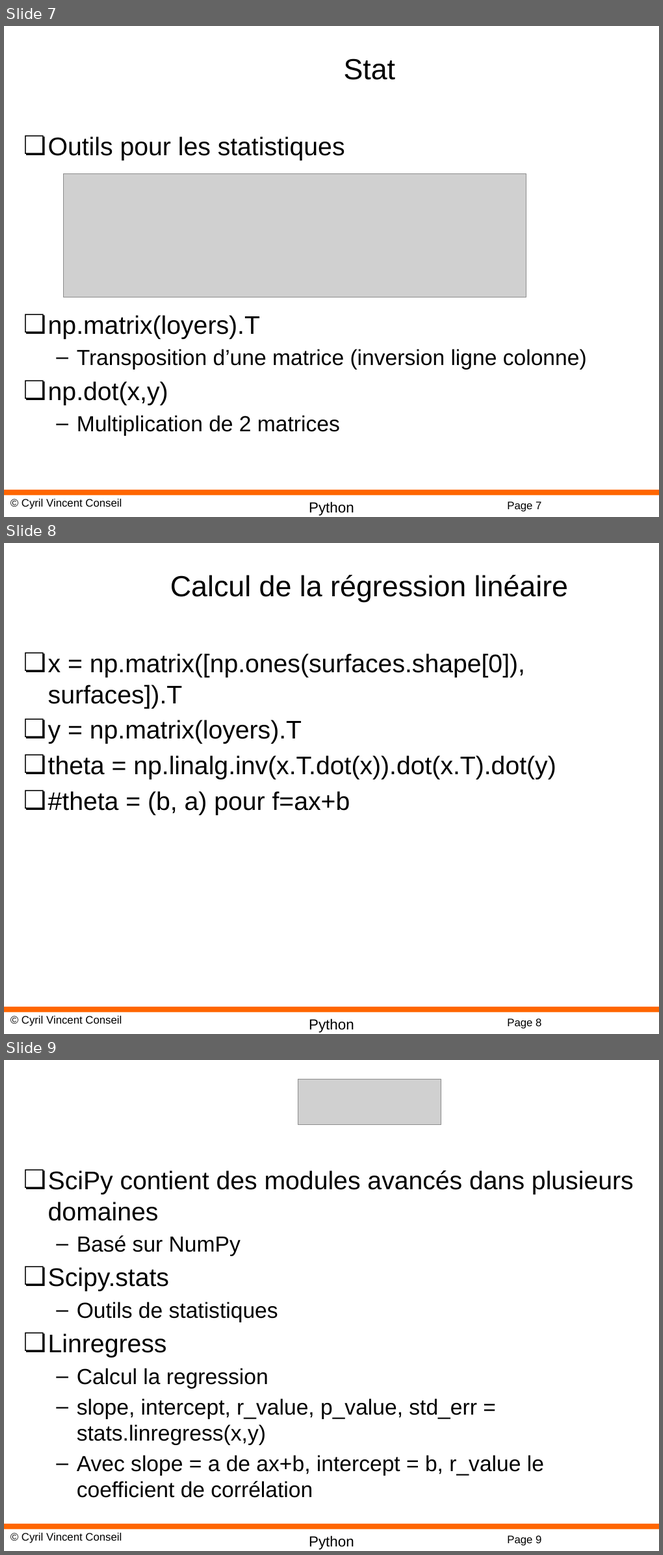
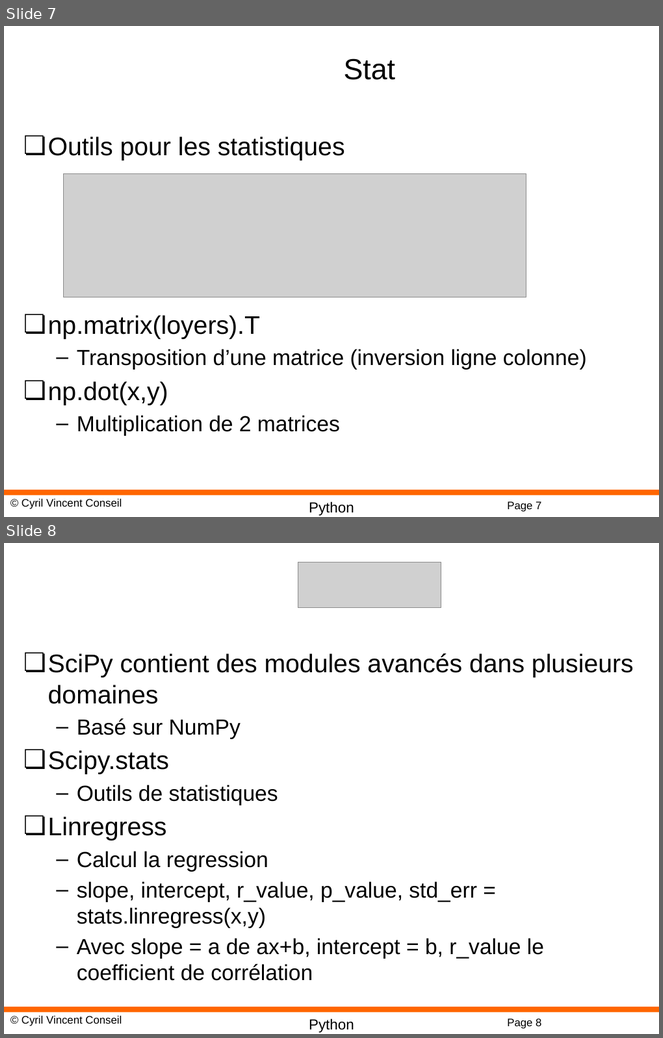
Before and after one commit to cyrilvincent/python-advanced, a slide deck: PPT/DataScience07-Numpy.pptx. Shown one above the other, each under a label of ours: slides 7, 8 and 9 before the commit, slides 7 and 8 after it. The pictures are 663x1555 and 663x1038 pixels, drawn with LibreOffice and Linux fonts; fonts in the diff are those of the drawing; grey boxes stand for pictures; background and template pictures are left out. Boxes give left, top, right and bottom in pixels: in the first picture for what was removed or moved away, otherwise in the second. Text is boxed around its words. In the diff, an @@ line names an element or a change of style, - is before the commit and + after.

```diff
--- a/PPT/DataScience07-Numpy.pptx
+++ b/PPT/DataScience07-Numpy.pptx
@@ slide 8 removed at bbox=[4, 543, 659, 1034], background #FFFFFF; not listed: 4 template elements that a slide beside it also shows @@
@@ title removed at bbox=[170, 575, 568, 602] @@
-Calcul de la régression linéaire
@@ text removed at bbox=[48, 653, 556, 815] @@
-❏ x = np.matrix([np.ones(surfaces.shape[0]), surfaces]).T
-❏ y = np.matrix(loyers).T
-❏ theta = np.linalg.inv(x.T.dot(x)).dot(x.T).dot(y)
-❏ #theta = (b, a) pour f=ax+b
@@ what was slide 9 is now slide 8 @@
@@ page number at bbox=[507, 1019, 542, 1029]: text changed @@
-Page 9
+Page 8
```
Also in this commit, not shown: 1 slide changed, 2 other files.
